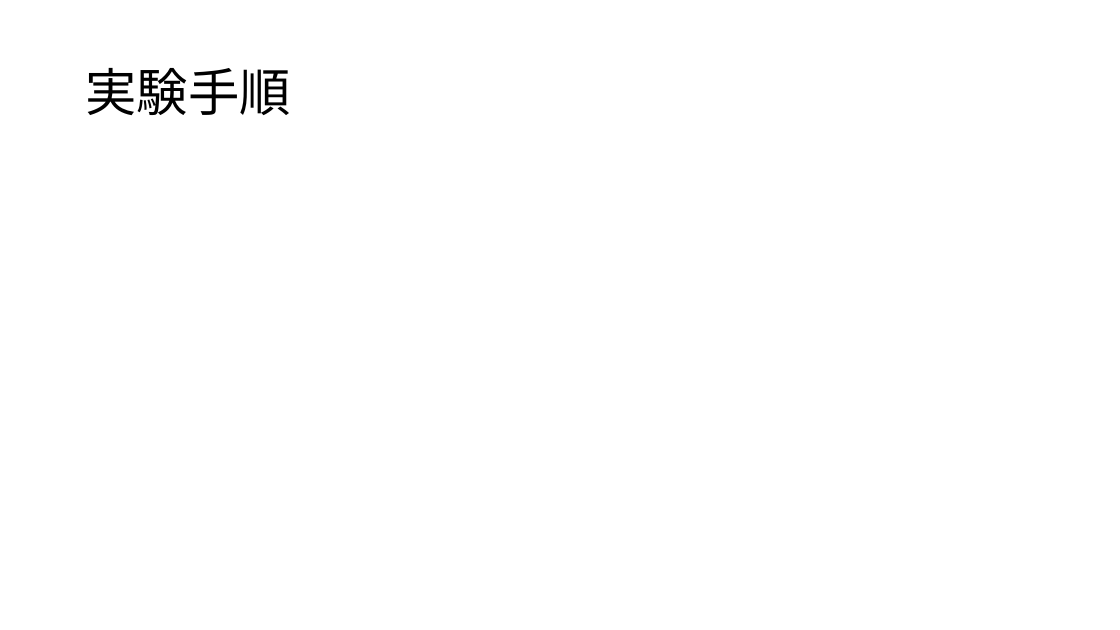
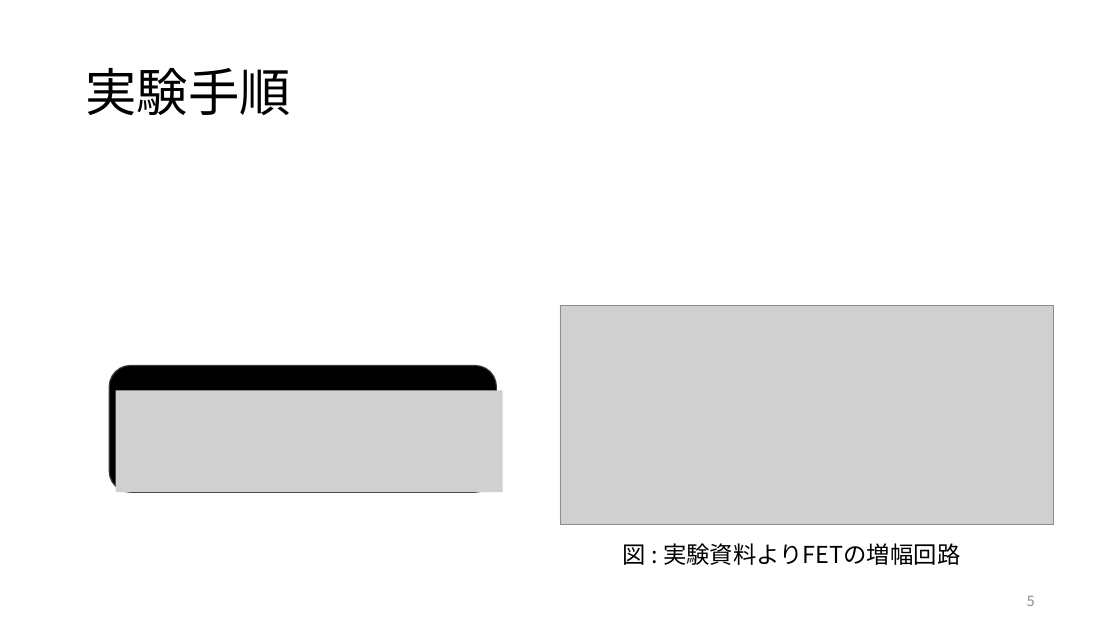
Before and after one commit to yoidea/design_project, a slide deck: slide 5 of design_project1.pptx. Drawn at 1120x630 pixels with LibreOffice and Linux fonts; fonts in the diff are those of the drawing; grey boxes stand for pictures. Boxes give left, top, right and bottom in pixels: in the first picture for what was removed or moved away, otherwise in the second. Text is boxed around its words. In the diff, an @@ line names an element or a change of style, - is before the commit and + after.

Commit message:
create ID-VGS and ID-VDS specific figure

```diff
--- a/design_project1.pptx
+++ b/design_project1.pptx
@@ picture added at (560, 306, 1054, 525) @@
@@ rounded rectangle added at (109, 365, 497, 492), fill #000000, outline #3B3838 1 pt @@
@@ picture added at (116, 391, 503, 492) @@
@@ text added at (623, 543, 960, 565), 20 pt, text #000000 @@
+図 : 実験資料よりFETの増幅回路
@@ page number added at (1027, 596, 1035, 606), 12 pt, text #8C8C8C @@
+5
```
Also in this commit, not shown: 3 other slides changed, 1 slide added, 1 slide removed.
